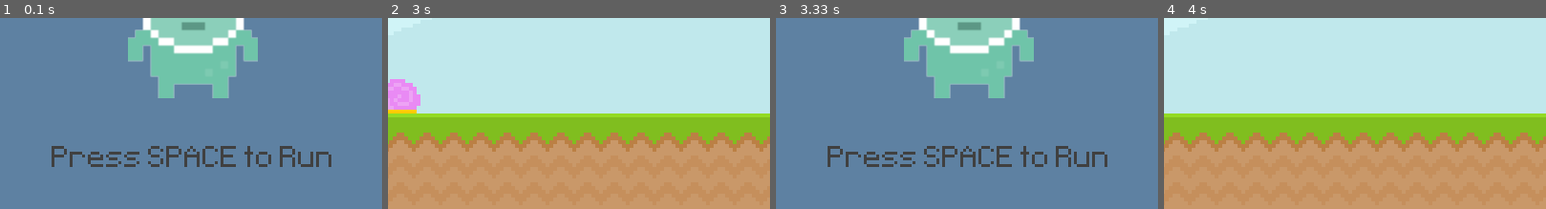
Above: before the commit, frames 1-4 (left to right).
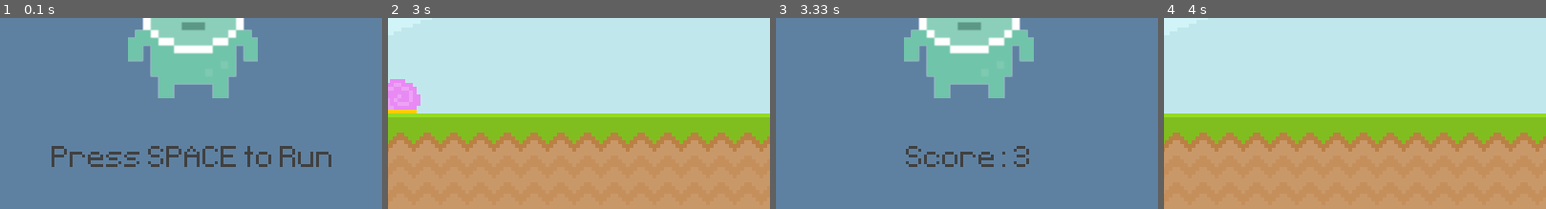
Above: after the commit, the same moments.

Repository: atrox3d/ultimate-introduction-to-pygame
Game: pygame game, started from main.py
The game is run twice, just before and just after one commit, with the same random seed, the same clock (stepped at 60 frames per second) and the same inputs.
Inputs (mouse positions are % of the whole screen's width and height, from its top left):
- Up to frame 1 (0.1 s): no input
- Up to frame 2 (3 s): tap Space at 0.33 s; press the mouse at (10, 64) at 0.7 s; move the mouse to (40, 50) at 0.8 s; release the mouse at (71, 37) at 0.93 s; press the mouse at (10, 64) at 1.53 s; move the mouse to (25, 65) at 1.63 s; release the mouse at (40, 66) at 1.77 s; press the mouse at (10, 64) at 2.37 s; move the mouse to (18, 76) at 2.47 s; release the mouse at (26, 88) at 2.6 s
- Up to frame 3 (3.33 s): no input
- Up to frame 4 (4 s): tap Space at 3.67 s
The pictures show only the part of the screen within x 25-75%, y 50-100%; the shares and areas given below are measured in that part.

Frames 1-2 are identical in both runs. In frame 3, 2.7% of the frame differs, in the area x 13-87%, y 67-78%; in frame 4, nothing differs.

Commit message:
add score to gameover screen

Diff:
--- a/main.py
+++ b/main.py
@@ -18,6 +18,7 @@
     # # pygame.draw.rect(screen, 'Pink', score_bg)
     # pygame.draw.rect(screen, '#c0e8ec', score_bg, border_radius=10)
     screen.blit(score, score_rect)                          # draw score
+    return current_time
 
 
 pygame.init()                                               # initialize engine
@@ -30,6 +31,7 @@
 
 game_active = False
 start_time = 0
+score = 0
 
 clock = pygame.time.Clock()                                 # instantiate clock object
 
@@ -112,7 +114,7 @@
         screen.blit(sky_bg, (0, 0))                             # draw sky
         screen.blit(ground_bg, (0, 300))                        # draw terrain
         #
-        display_score()
+        score = display_score()
         #
         screen.blit(snail, snail_rect)                          # draw snail using rect
         if snail_rect.right <= 0:                               # update snail position
@@ -145,8 +147,15 @@
     else:
         screen.fill((94, 129, 162))
         screen.blit(player_stand, player_stand_rect)        # draw character and center it
-        screen.blit(title, title_rect)                          # draw score
-        screen.blit(game_message, game_message_rect)                          # draw score
+
+        screen.blit(title, title_rect)                      # draw score
+
+        if score:
+            score_message = font.render(f'Score: {score}', False, (64, 64, 64))
+            score_message_rect = score_message.get_rect(center=(400, 350))
+            screen.blit(score_message, score_message_rect)                      # draw score
+        else:
+            screen.blit(game_message, game_message_rect)        # draw message
 
     pygame.display.update()                                 # update display surface
     clock.tick(60)                                          # set framerate: 60fps/one loop every 1.666 milliseconds
